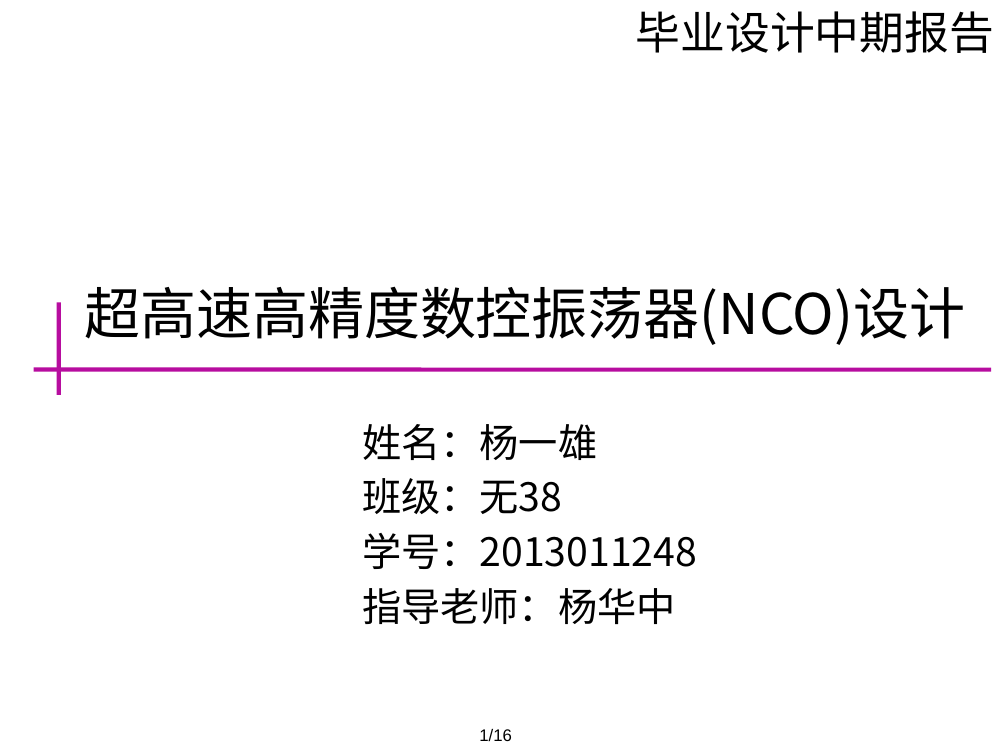
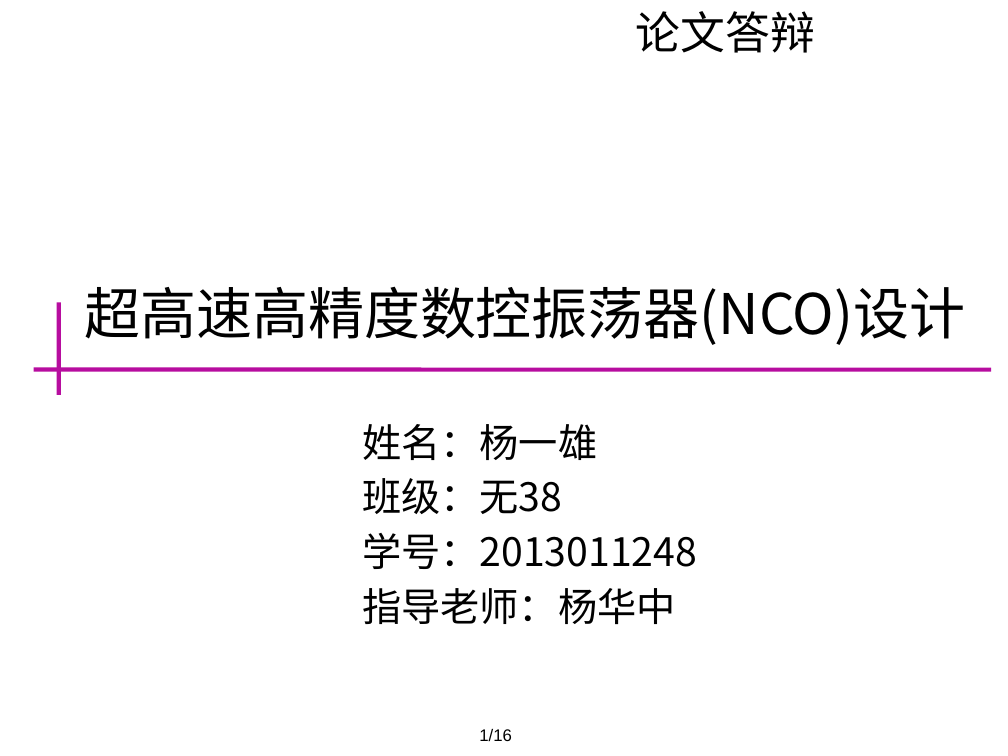
Before and after one commit to Markov2016/lunwen, a slide deck: slide 1 of dabian/杨一雄_毕业设计答辩.pptx. Drawn at 1008x756 pixels with LibreOffice and Linux fonts; fonts in the diff are those of the drawing; background and template pictures are left out. Boxes give left, top, right and bottom in pixels: in the first picture for what was removed or moved away, otherwise in the second. Text is boxed around its words. In the diff, an @@ line names an element or a change of style, - is before the commit and + after.

```diff
--- a/dabian/杨一雄_毕业设计答辩.pptx
+++ b/dabian/杨一雄_毕业设计答辩.pptx
@@ text at [636, 11, 815, 53]: text changed @@
-毕业设计中期报告
+论文答辩
```
Also in this commit, not shown: 2 other slides changed, 2 other files.
